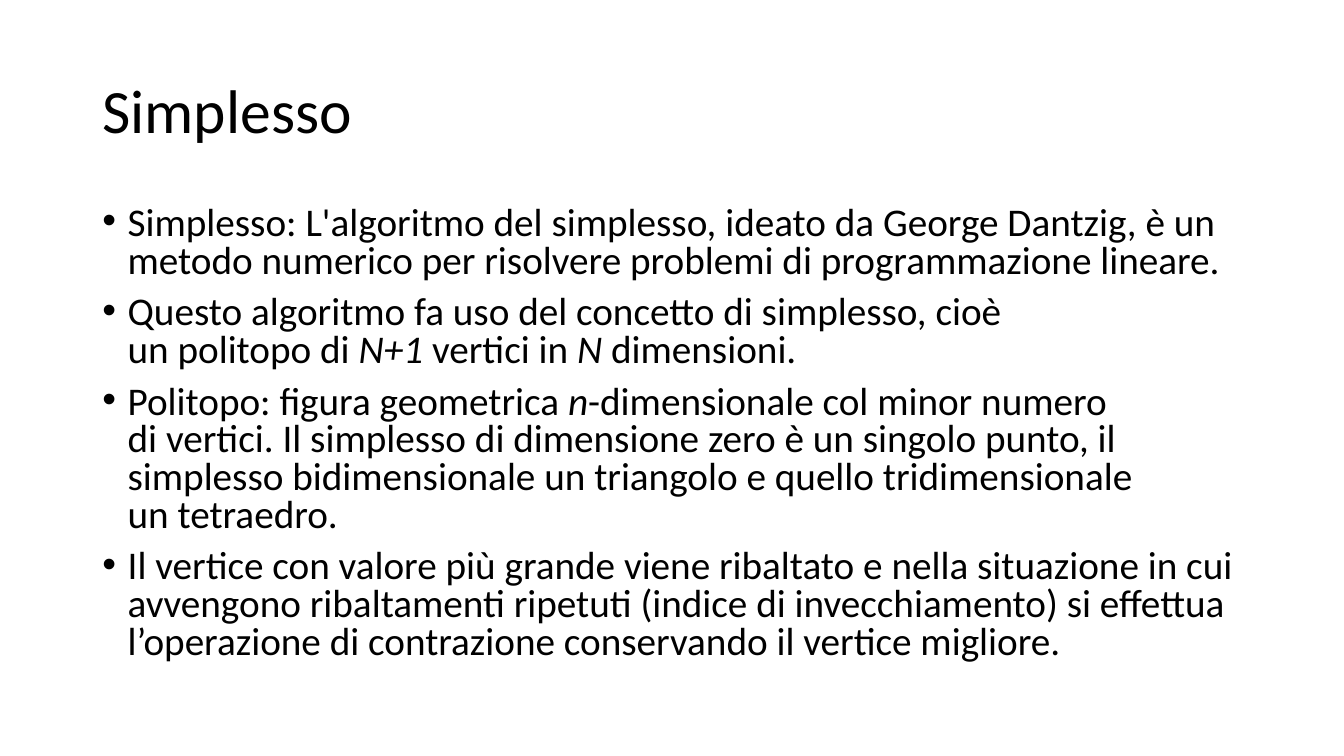
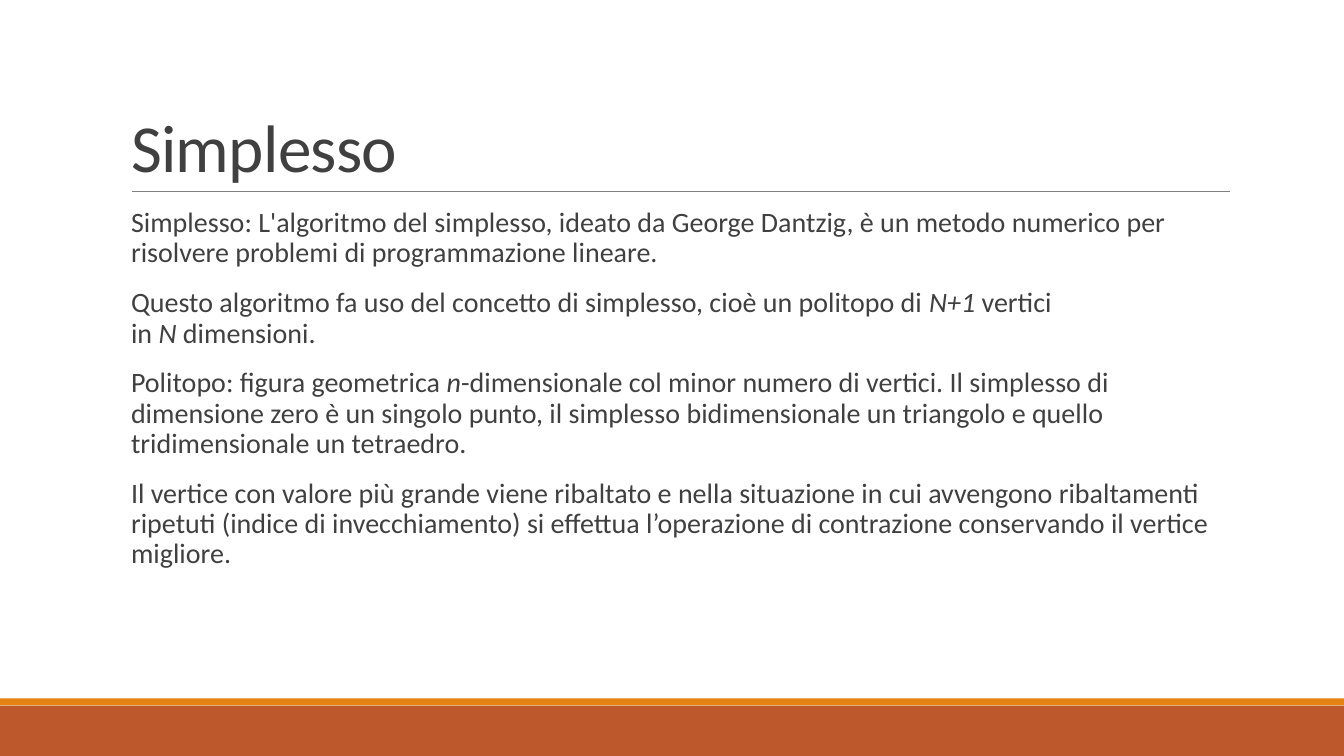
Before and after one commit to baldimario/Simplex, a slide deck: slide 6 of IDENTICAZIONE SISTEMA DI CARICHE PUNTIFORMI DA MISURE DI.pptx. Drawn at 1344x756 pixels with LibreOffice and Linux fonts; fonts in the diff are those of the drawing. Boxes give left, top, right and bottom in pixels: in the first picture for what was removed or moved away, otherwise in the second. Text is boxed around its words. In the diff, an @@ line names an element or a change of style, - is before the commit and + after.

```diff
--- a/IDENTICAZIONE SISTEMA DI CARICHE PUNTIFORMI DA MISURE DI.pptx
+++ b/IDENTICAZIONE SISTEMA DI CARICHE PUNTIFORMI DA MISURE DI.pptx
@@ title "Simplesso": place and size @@
-title "Simplesso" at box(102, 90, 351, 143)
+title "Simplesso" at box(131, 125, 397, 183)
@@ title "Simplesso" at box(131, 125, 397, 183): size 44 to 48 pt, text colour #000000 to #404040, letter spacing 0 to -0.5 pt; line spacing 0.9 to 0.85; vertical alignment middle to bottom @@
@@ text "Simplesso: L'algoritmo del simplesso, ideato ..." at box(131, 212, 1207, 568): size 28 to 20 pt, text colour #000000 to #404040; bullet • to  ; line spacing 0.8 to 0.9; more space between paragraphs @@
@@ line added from (132, 192) to (1231, 192), #808080 0.5 pt @@
@@ rectangle added at box(0, 706, 1344, 756), fill #BD582C @@
@@ rectangle added at box(0, 699, 1344, 706), fill #E48312 @@
```
Also in this commit, not shown: 8 other slides changed, 2 slides added, 2 slides removed, 2 other files.
